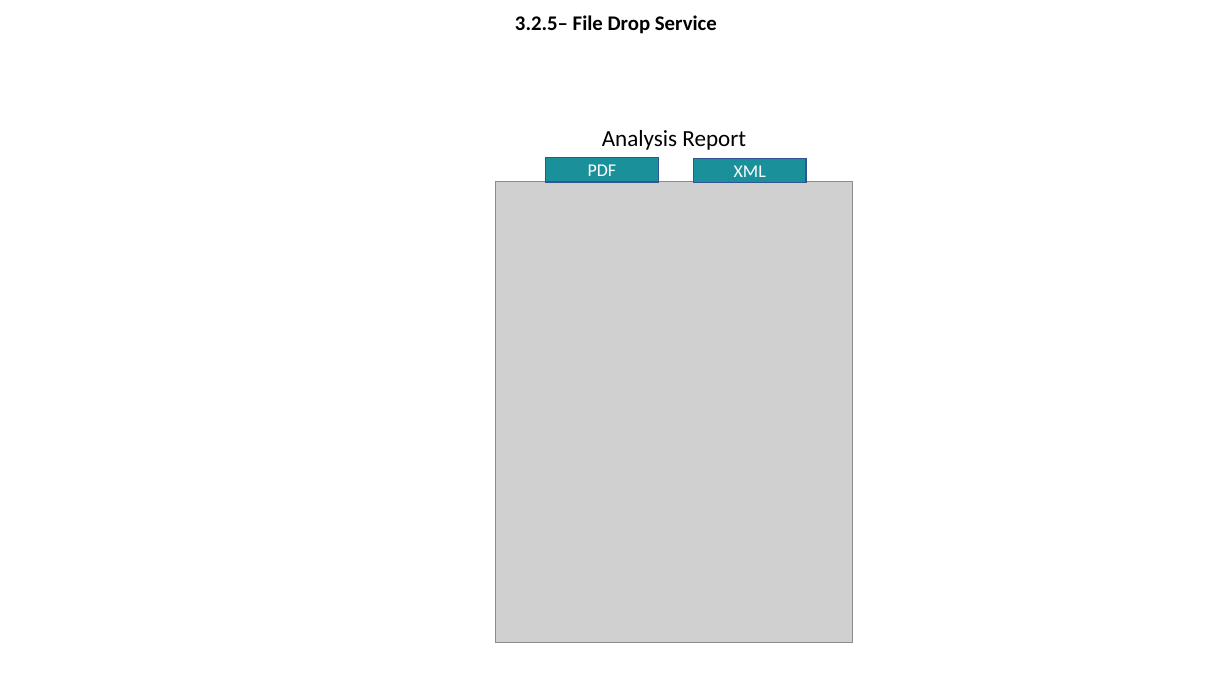
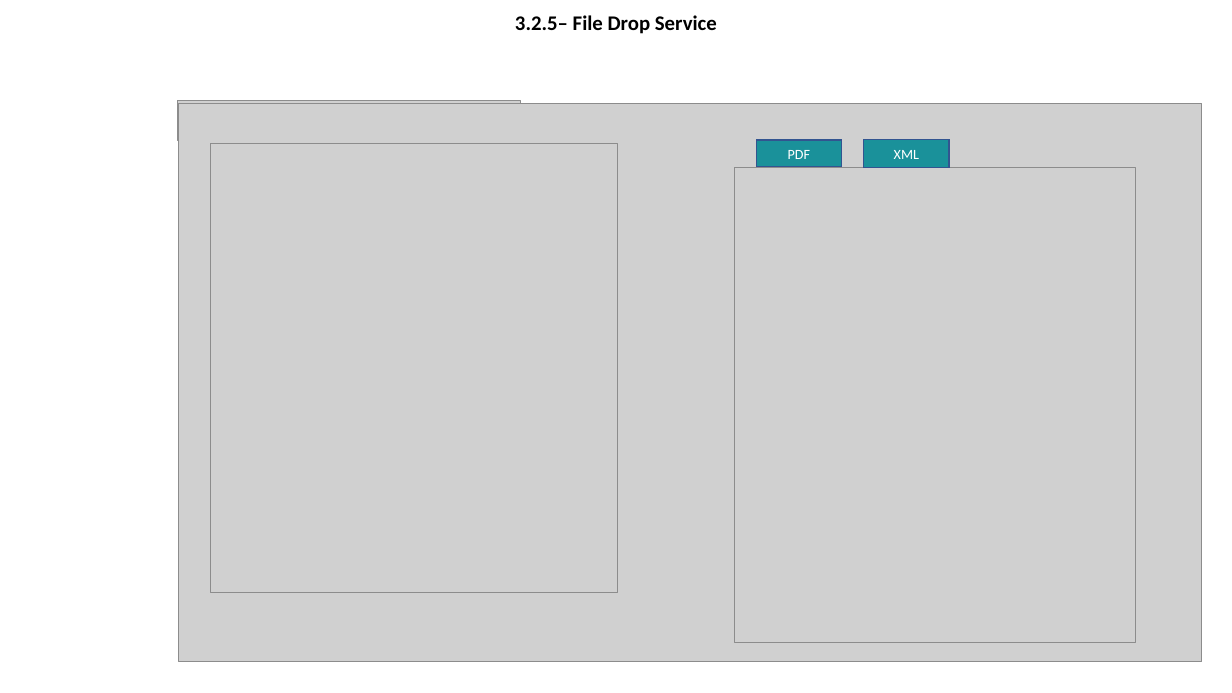
Before and after one commit to olegtaranenko/icap-management-ui-1, a slide deck: slide 20 of design/wireframe.pptx (slide 14 before the commit). Drawn at 1232x693 pixels with LibreOffice and Linux fonts; fonts in the diff are those of the drawing; grey boxes stand for pictures; background and template pictures are left out. Boxes give left, top, right and bottom in pixels: in the first picture for what was removed or moved away, otherwise in the second. Text is boxed around its words. In the diff, an @@ line names an element or a change of style, - is before the commit and + after.

```diff
--- a/design/wireframe.pptx
+++ b/design/wireframe.pptx
@@ picture added at box(177, 101, 520, 140) @@
@@ picture added at box(179, 104, 1202, 663) @@
@@ picture added at box(210, 144, 617, 592) @@
@@ text removed at box(602, 130, 746, 150) @@
-Analysis Report
@@ rectangle "PDF" at box(756, 140, 841, 167): size 14 to 11 pt @@
@@ rectangle "PDF": place and size @@
-rectangle "PDF" at box(546, 157, 659, 181)
+rectangle "PDF" at box(756, 140, 841, 167)
@@ rectangle "XML": place and size @@
-rectangle "XML" at box(694, 158, 807, 182)
+rectangle "XML" at box(864, 140, 949, 167)
@@ rectangle "XML" at box(864, 140, 949, 167): size 14 to 11 pt @@
@@ picture: place and size @@
-picture at box(495, 182, 853, 643)
+picture at box(735, 167, 1136, 642)
```
Also in this commit, not shown: 13 other slides changed, 7 slides added, 1 slide removed.
